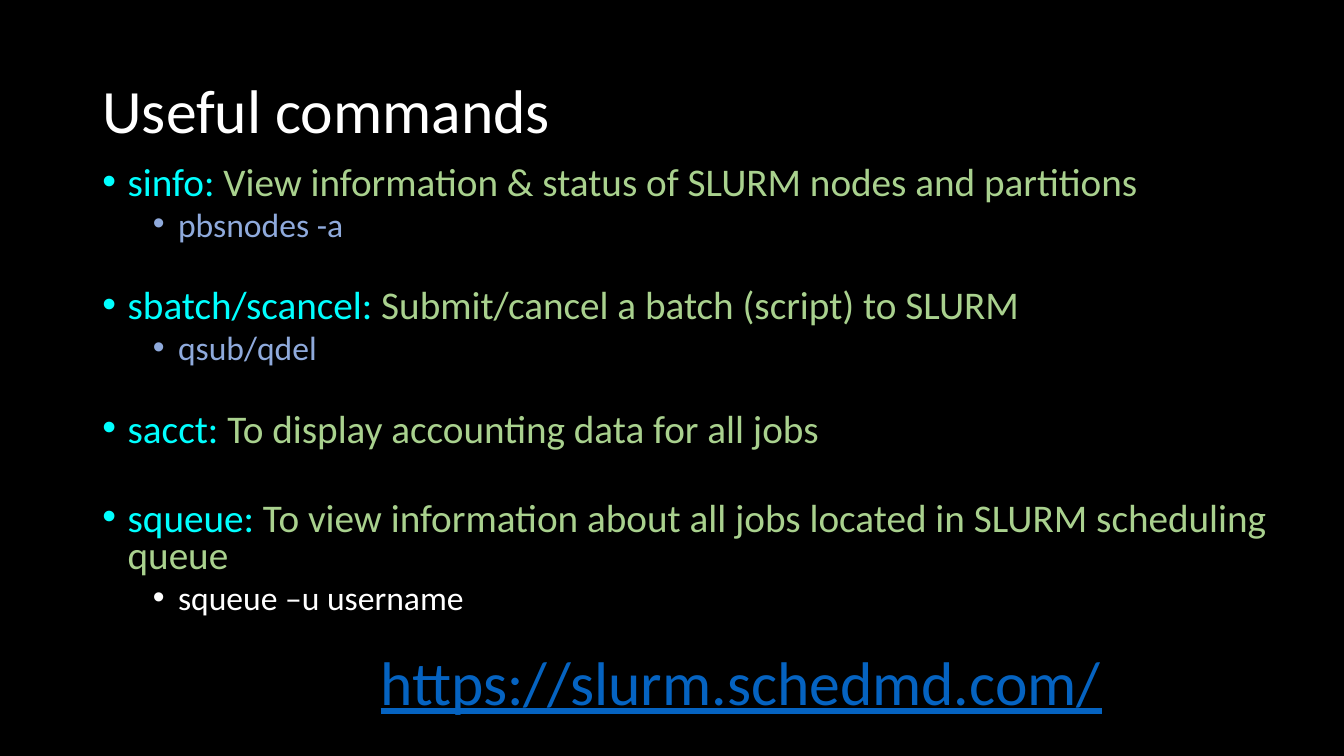
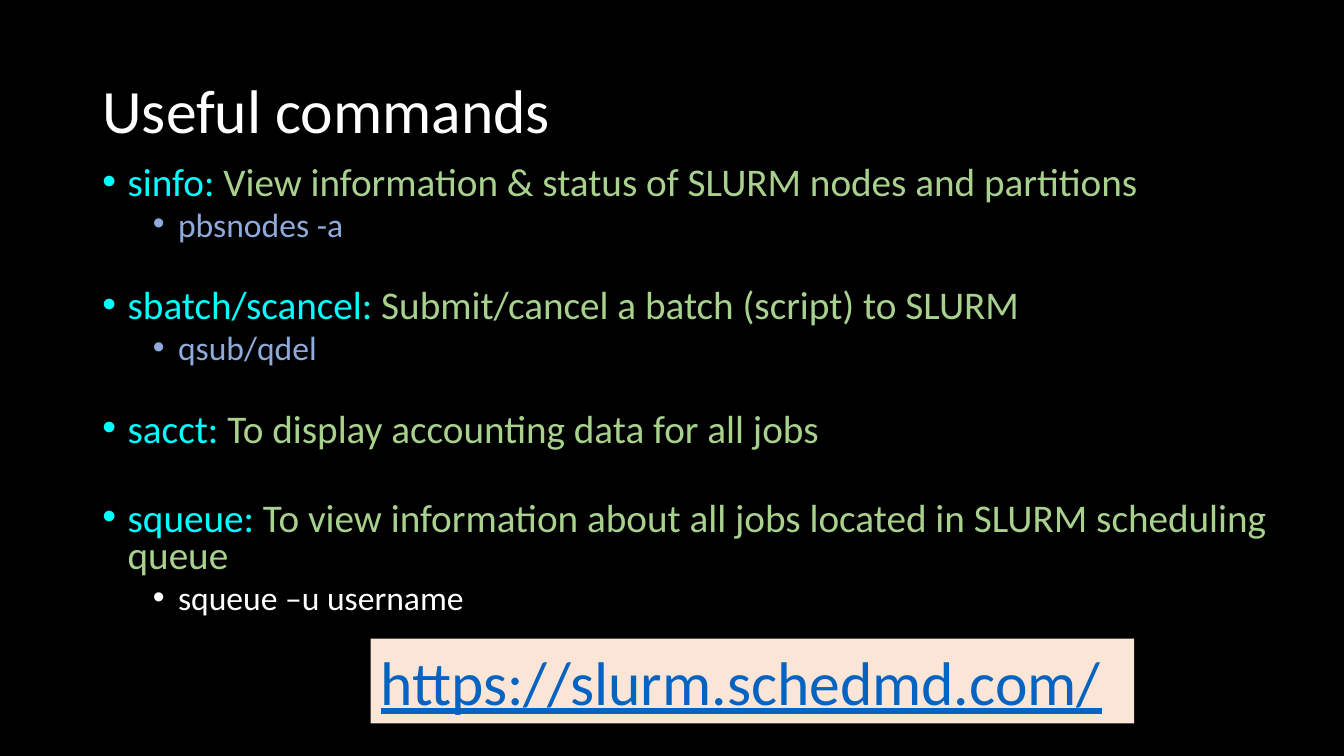
Before and after one commit to Bioinformatics-User-Forum/ProgrammersCorner-Parallelization, a slide deck: slide 7 of SLURM_08012018.pptx. Drawn at 1344x756 pixels with LibreOffice and Linux fonts; fonts in the diff are those of the drawing. Boxes give left, top, right and bottom in pixels: in the first picture for what was removed or moved away, otherwise in the second. Text is boxed around its words. In the diff, an @@ line names an element or a change of style, - is before the commit and + after.

```diff
--- a/SLURM_08012018.pptx
+++ b/SLURM_08012018.pptx
@@ rectangle "https://slurm.schedmd.com/" resized from (x1=381, y1=662, x2=1101, y2=715) to (x1=371, y1=638, x2=1135, y2=723) @@
@@ rectangle "https://slurm.schedmd.com/" at (x1=371, y1=638, x2=1135, y2=723): fill none to #FBE5D6 @@
```
Also in this commit, not shown: 3 other slides changed.
